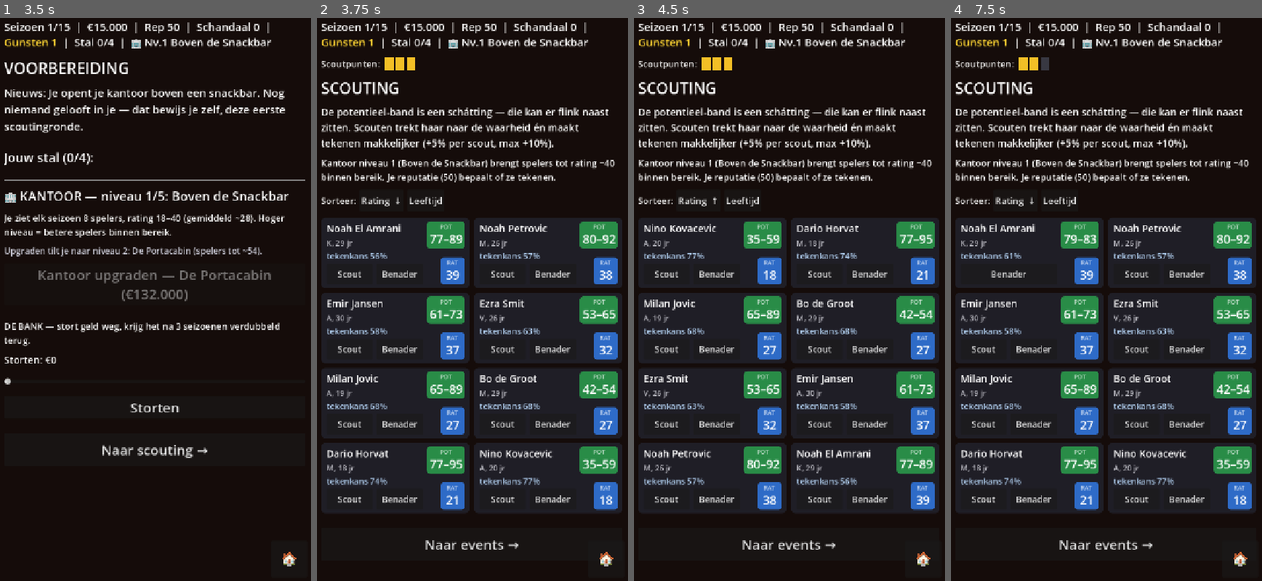
Above: before the commit, frames 1-4 (left to right).
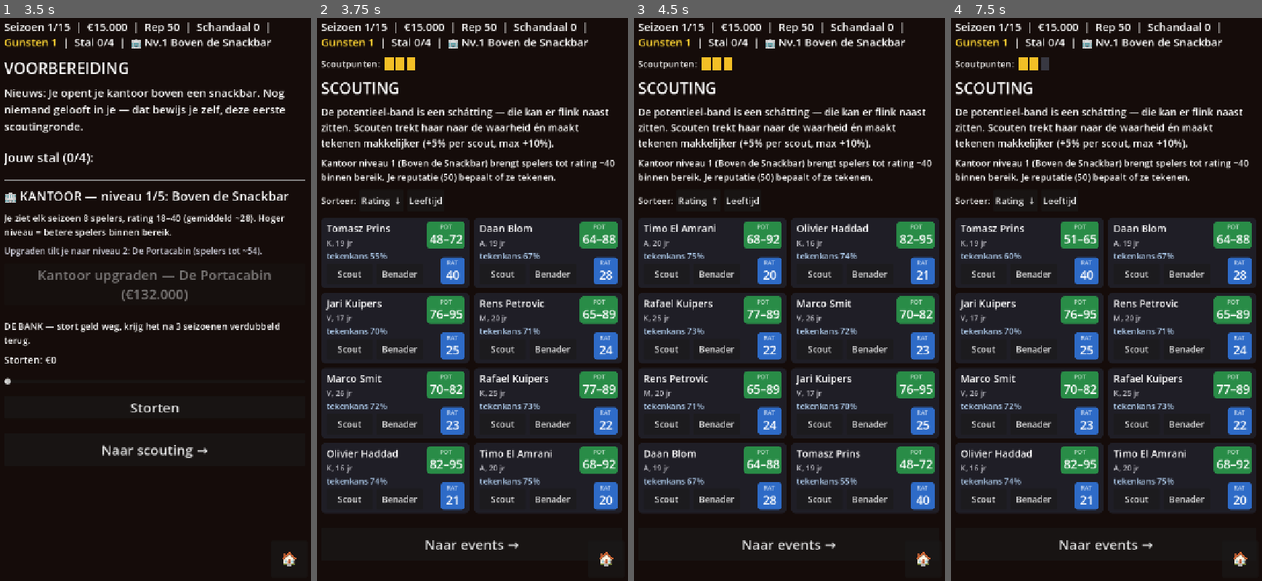
Above: after the commit, the same moments.

Repository: anassino070/Agent_game
Game: Godot game, scene res://scenes/Main.tscn
The game is run twice, just before and just after one commit, with the same random seed, the same clock (stepped at 60 frames per second) and the same inputs.
Inputs:
- Up to frame 1 (3.5 s): click "Perkboom (0 legacy points te …" at 0.5 s; click "🏠" at 1.25 s; click "NIEUWE RUN" at 2 s; click "Storten" at 2.75 s
- Up to frame 2 (3.75 s): click "Naar scouting →" at 3.5 s
- Up to frame 3 (4.5 s): click "Rating ↓" at 4.25 s
- Up to frame 4 (7.5 s): click "Rating ↑" at 5 s; click "Leeftijd" at 5.75 s; click "Rating" at 6.5 s; click "Scout" at 7.25 s

Frame 1 is identical in both runs. In frame 2, 2.7% of the frame differs, in the area x 2-97%, y 36-87%; in frame 3, 2.8%; in frame 4, 2.9%.

Commit message:
balance rating_pot

Diff:
--- a/scripts/game.gd
+++ b/scripts/game.gd
@@ -895,7 +895,9 @@
 		var pid := "cand%d" % counter
 		counter += 1
 		var rating := rng.randi_range(lo, hi)
-		state.players[pid] = WorldGen.make_candidate(rng, pid, rating)
+		# Band meegeven: bepaalt of deze kandidaat onderaan of bovenaan zit, en
+		# dus hoeveel potentieel hij krijgt (omgekeerd gekoppeld aan de rating).
+		state.players[pid] = WorldGen.make_candidate(rng, pid, rating, lo, hi)
 		out.append(pid)
 	state.candidate_counter = counter
 	state.candidate_ids = out
--- a/scripts/world_gen.gd
+++ b/scripts/world_gen.gd
@@ -49,13 +49,11 @@
 		# waardeformule (zie value()) betekent dat eenzelfde transferfee nu
 		# bij een lagere rating hoort — de markt is duurder geworden.
 		var rating := clampi(rng.randi_range(35, 52) + int(float(age - 16) * 1.1) + rng.randi_range(-3, 3), 38, 82)
-		# Potentieel ligt gemiddeld een FLINKE marge boven de rating, voor
-		# IEDEREEN — niet meer alleen jonge spelers. Gemiddeld ~+40, zodat ook
-		# op een laag kantoorniveau (lage gemiddelde rating) het gemiddelde
-		# potentieel nog altijd rond de 68 uitkomt. Jongere spelers krijgen
-		# bovenop die vaste basis nog wat extra marge (headroom).
-		var headroom := maxi(27 - age, 0)
-		var pot := mini(rating + rng.randi_range(20, 56 + headroom), 94)
+		# Potentieel is omgekeerd gekoppeld aan de rating (zie _potential_for()):
+		# binnen de generatieband 38-82 krijgt een zwakke speler veel rek en een
+		# sterke weinig, zodat "hoogste rating" niet automatisch "beste speler"
+		# betekent. Zelfde regel als bij de scoutingkandidaten.
+		var pot := _potential_for(rng, rating, age, 38, 82)
 		var club_id := ""
 		if rng.randf() > 0.15:
 			club_id = "c%d" % rng.randi_range(0, 9)
@@ -84,16 +82,41 @@
 	return {"players": players, "clubs": clubs}
 
 
-static func make_candidate(rng: RandomNumberGenerator, pid: String, rating: int) -> Dictionary:
+const RATING_CAP := 94
+# Potentieel is OMGEKEERD gekoppeld aan de rating binnen de band: de zwakste
+# kandidaat gebruikt een groot deel van de resterende rek naar het plafond, de
+# sterkste maar een klein deel. Zo is de hoogste rating niet automatisch de
+# beste keuze — je kiest tussen "nu al bruikbaar" en "kan veel verder komen".
+const POT_FRAC_AT_BAND_LOW := 0.85   # onderkant van de band: ruwe diamant
+const POT_FRAC_AT_BAND_HIGH := 0.25  # bovenkant: al grotendeels "af"
+
+
+static func _potential_for(rng: RandomNumberGenerator, rating: int, age: int, band_lo: int, band_hi: int) -> int:
+	# Positie in de band (0 = zwakste kandidaat, 1 = sterkste).
+	var t := 0.5
+	if band_hi > band_lo:
+		t = clampf(float(rating - band_lo) / float(band_hi - band_lo), 0.0, 1.0)
+	# Fractie van de resterende rek tot het plafond. Werkt met de RESTERENDE
+	# ruimte (niet met een vast aantal punten), zodat potentieel nooit absurd
+	# door het RATING_CAP heen schiet bij een al hoge rating.
+	var frac := lerpf(POT_FRAC_AT_BAND_LOW, POT_FRAC_AT_BAND_HIGH, t)
+	frac += float(27 - age) * 0.01        # jonge spelers houden iets meer rek
+	frac += rng.randf_range(-0.12, 0.12)  # ruis: de regel mag niet exact af te lezen zijn
+	frac = clampf(frac, 0.05, 0.95)
+	var room := maxi(RATING_CAP - rating, 0)
+	return mini(rating + int(round(float(room) * frac)), RATING_CAP)
+
+
+static func make_candidate(rng: RandomNumberGenerator, pid: String, rating: int, band_lo := -1, band_hi := -1) -> Dictionary:
 	# Eén verse scoutingkandidaat met een OPGELEGDE rating (uit de band van je
-	# kantoorniveau). Leeftijd bepaalt de potentieel-marge en onzekerheid net
-	# als in generate(): jonge spelers hebben meer rek én meer ruis, oudere
-	# zijn "af". Zo blijft het scout-/potentieelspel intact op de nieuwe pool.
+	# kantoorniveau). `band_lo`/`band_hi` zijn die band: ze bepalen of deze
+	# speler onderaan of bovenaan zit, en dus hoeveel potentieel hij krijgt
+	# (zie _potential_for()). Zonder band vallen we terug op de rating zelf,
+	# wat neerkomt op "midden in de band".
 	var age := rng.randi_range(16, 30)
-	# Zelfde filosofie als in generate(): potentieel ligt gemiddeld ~+40 boven
-	# de rating, voor iedereen — niet alleen jonge spelers.
-	var headroom := maxi(27 - age, 0)
-	var pot := mini(rating + rng.randi_range(20, 56 + headroom), 94)
+	var lo := band_lo if band_lo >= 0 else rating
+	var hi := band_hi if band_hi >= 0 else rating
+	var pot := _potential_for(rng, rating, age, lo, hi)
 	var club_id := ""
 	if rng.randf() > 0.5:
 		club_id = "c%d" % rng.randi_range(0, 9)
Not shown, changed: HANDLEIDING.md
